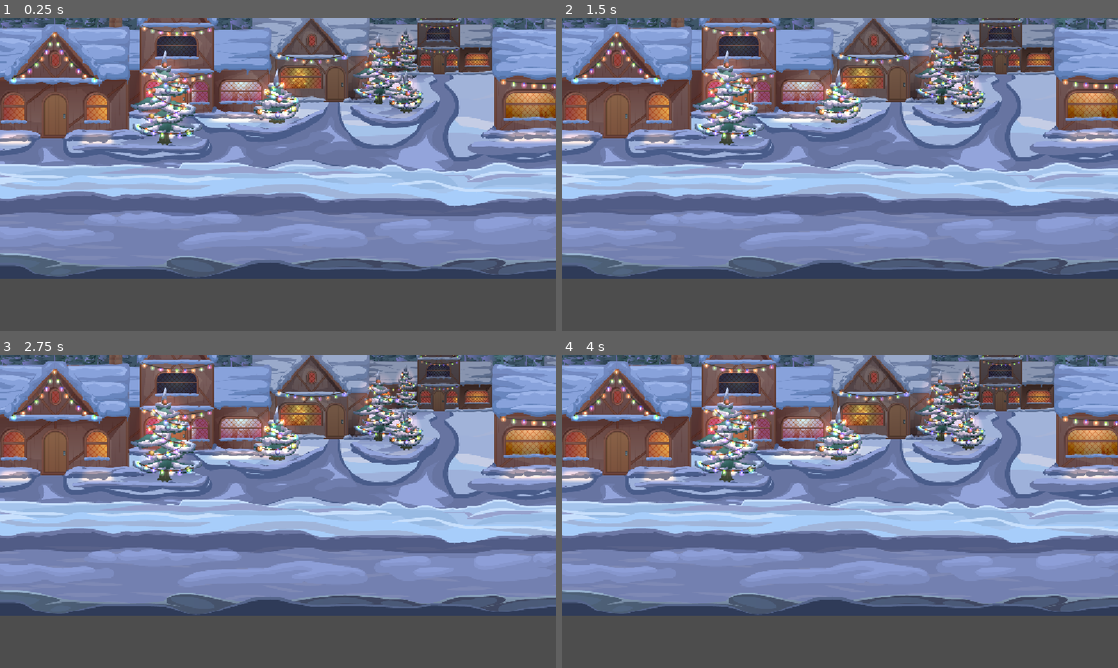
Above: before the commit, frames 1-4 (two rows, left to right).
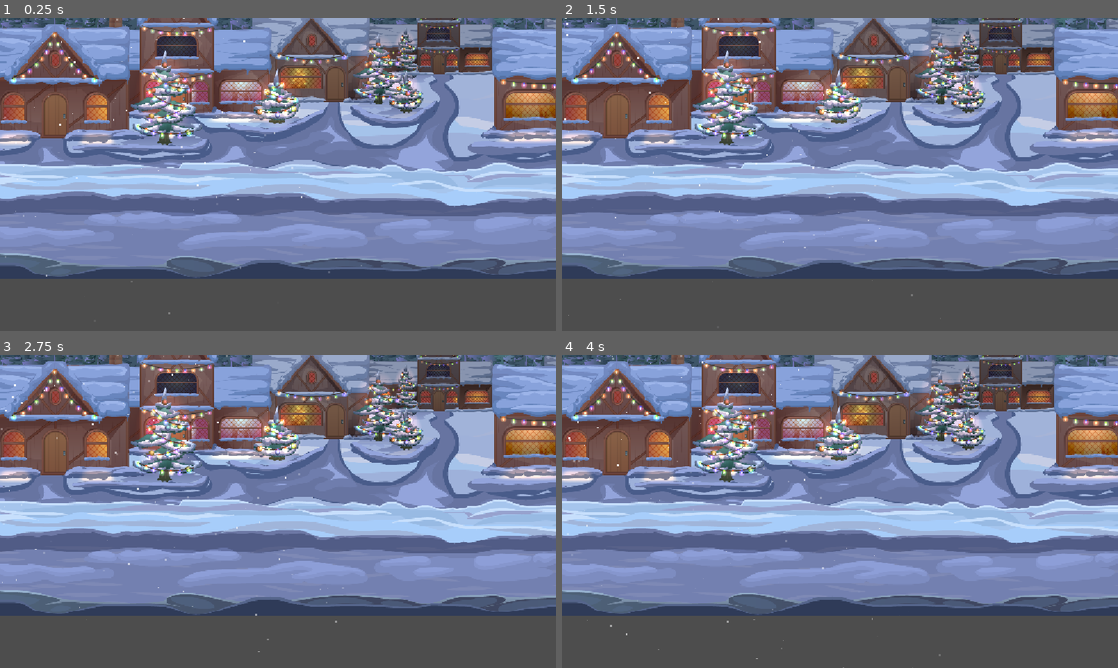
Above: after the commit, the same moments.

Repository: SenacGameStudio/SenacRun
Game: Godot game, scene res://backgrounds/background.tscn
The game is run twice, just before and just after one commit, with the same random seed, the same clock (stepped at 60 frames per second) and the same inputs. The project has no main scene, so this scene is started directly.
Inputs:
- Up to frame 1 (0.25 s): no input
- Up to frame 2 (1.5 s): no input
- Up to frame 3 (2.75 s): no input
- Up to frame 4 (4 s): tap Enter at 2.75 s

The runs differ from the first frame. In frame 1, 0.1% of the frame differs, in the area x 0-66%, y 0-95%; in frame 2, 0.1%; in frame 3, 0.1%, in the area x 0-62%, y 0-95%; in frame 4, 0.1%.

Commit message:
modificado background

Diff:
--- a/backgrounds/background.tscn
+++ b/backgrounds/background.tscn
@@ -6,7 +6,7 @@
 [ext_resource type="Texture2D" uid="uid://b8lj61s6uj2pt" path="res://backgrounds/BG_03/Layers/Foreground.png" id="5_tao1e"]
 [ext_resource type="Texture2D" uid="uid://bx6lfe4jmd3t3" path="res://backgrounds/BG_03/Layers/Ground_01.png" id="6_u2mlt"]
 [ext_resource type="Texture2D" uid="uid://dmg7nut1ofo6w" path="res://backgrounds/BG_03/Layers/Ground_02.png" id="7_hl0r8"]
-[ext_resource type="Texture2D" uid="uid://dl24i3egs8wy0" path="res://backgrounds/BG_03/Layers/Snow.png" id="8_qcxj6"]
+[ext_resource type="PackedScene" uid="uid://cwrdw3le4k6ea" path="res://backgrounds/snow.tscn" id="7_hlcib"]
 
 [node name="Parallax" type="Node2D"]
 
@@ -71,13 +71,4 @@
 z_index = -20
 texture = ExtResource("7_hl0r8")
 
-[node name="Snow" type="Parallax2D" parent="."]
-visible = false
-scroll_scale = Vector2(1.2, 1.2)
-repeat_size = Vector2(1920, 0)
-repeat_times = 20
-limit_begin = Vector2(0, -10000000)
-
-[node name="Sprite2D" type="Sprite2D" parent="Snow"]
-z_index = -20
-texture = ExtResource("8_qcxj6")
+[node name="snow" parent="." instance=ExtResource("7_hlcib")]
--- /dev/null
+++ b/backgrounds/wind.tscn
@@ -0,0 +1,57 @@
+[gd_scene load_steps=10 format=3 uid="uid://csptn87est1s"]
+
+[sub_resource type="Gradient" id="Gradient_fxwss"]
+colors = PackedColorArray(1, 1, 1, 1, 1, 1, 1, 1)
+
+[sub_resource type="GradientTexture2D" id="GradientTexture2D_5tkxl"]
+gradient = SubResource("Gradient_fxwss")
+width = 1
+height = 32
+fill_to = Vector2(0, 1)
+
+[sub_resource type="Gradient" id="Gradient_i2lk6"]
+colors = PackedColorArray(1, 1, 1, 0.09803922, 1, 1, 1, 1)
+
+[sub_resource type="GradientTexture1D" id="GradientTexture1D_terbv"]
+gradient = SubResource("Gradient_i2lk6")
+
+[sub_resource type="Gradient" id="Gradient_lb0wr"]
+offsets = PackedFloat32Array(0, 0.4901316, 1)
+colors = PackedColorArray(1, 1, 1, 0, 1, 1, 1, 1, 1, 1, 1, 0)
+
+[sub_resource type="GradientTexture1D" id="GradientTexture1D_ff64j"]
+gradient = SubResource("Gradient_lb0wr")
+
+[sub_resource type="Curve" id="Curve_7grp6"]
+_limits = [-200.0, 200.0, 0.0, 1.0]
+_data = [Vector2(0, 1), 0.0, 0.0, 0, 0, Vector2(0.12990938, 34.479248), 0.0, 0.0, 0, 0, Vector2(0.28096682, -37.68779), 0.0, 0.0, 0, 0, Vector2(0.40634447, 22.561752), 0.0, 0.0, 0, 0, Vector2(0.5256798, -29.742813), 0.0, 0.0, 0, 0, Vector2(0.62839884, 25.210098), 0.0, 0.0, 0, 0, Vector2(0.75830823, -32.39113), 0.0, 0.0, 0, 0, Vector2(0.8700907, 17.26509), 0.0, 0.0, 0, 0, Vector2(1, -23.784058), 0.0, 0.0, 0, 0]
+point_count = 9
+
+[sub_resource type="CurveTexture" id="CurveTexture_lmlyi"]
+curve = SubResource("Curve_7grp6")
+
+[sub_resource type="ParticleProcessMaterial" id="ParticleProcessMaterial_hfpfl"]
+particle_flag_disable_z = true
+emission_shape = 3
+emission_box_extents = Vector3(200, 200, 1)
+gravity = Vector3(100, 20, 0)
+tangential_accel_min = -2.2351742e-06
+tangential_accel_max = 5.9999976
+tangential_accel_curve = SubResource("CurveTexture_lmlyi")
+damping_max = 100.00001
+scale_min = 1.5
+scale_max = 1.8
+color_ramp = SubResource("GradientTexture1D_ff64j")
+color_initial_ramp = SubResource("GradientTexture1D_terbv")
+
+[node name="wind" type="Node2D"]
+
+[node name="GPUParticles2D" type="GPUParticles2D" parent="."]
+amount = 25
+texture = SubResource("GradientTexture2D_5tkxl")
+lifetime = 5.0
+preprocess = 2.0
+randomness = 1.0
+trail_enabled = true
+trail_lifetime = 0.6
+process_material = SubResource("ParticleProcessMaterial_hfpfl")
Not shown, removed: backgrounds/Sprite_Sheet.png.import
